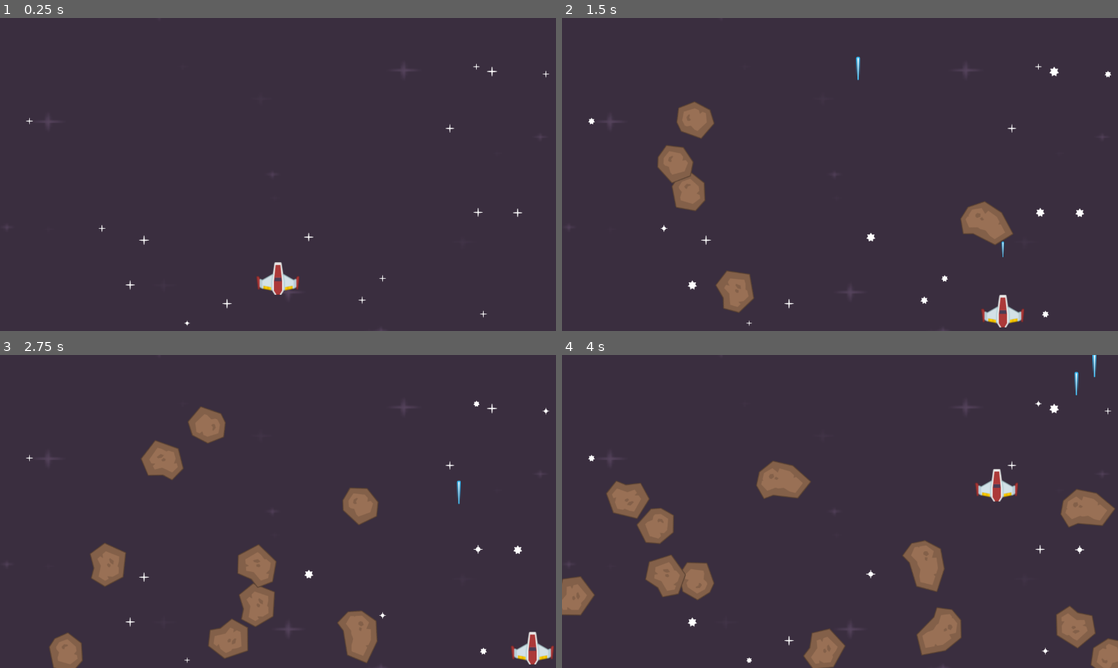
Above: before the commit, frames 1-4 (two rows, left to right).
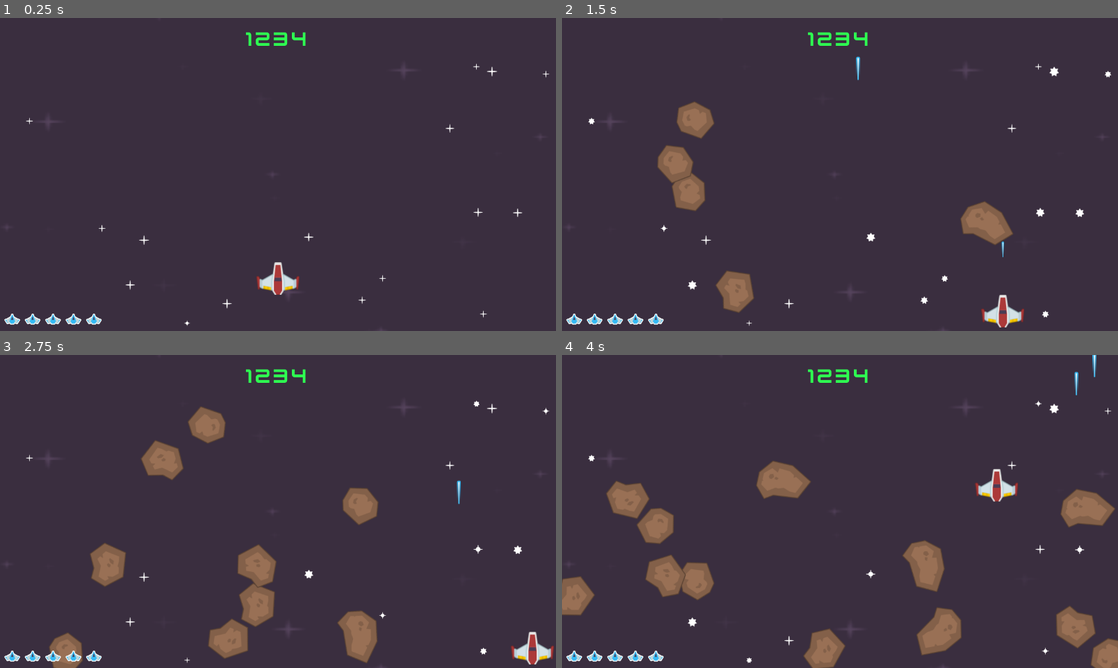
Above: after the commit, the same moments.

Repository: jbmitchell7/Space-Renegades-Redux
Game: Godot game, scene res://level.tscn
Same seed, same stepped clock (60 frames per second), same inputs: the game is played once before the commit and once after it.
Inputs:
- Up to frame 1 (0.25 s): no input
- Up to frame 2 (1.5 s): hold D (right) 0.53-1.28 s; tap Space (shoot) at 0.6, 1.35 s; hold S (down) from 1.28 s (still down)
- Up to frame 3 (2.75 s): release S (down) at 2.03 s; hold D (right) from 2.03 s (still down); tap Space (shoot) at 2.1 s
- Up to frame 4 (4 s): release D (right) at 2.78 s; hold W (up) 2.78-3.53 s; tap Space (shoot) at 2.85, 3.6 s; hold A (left) from 3.53 s (still down)

The runs differ from the first frame. In frame 1, 0.6% of the frame differs, in the area x 0-55%, y 4-98%; in frame 2, 0.6%; in frame 3, 0.6%; in frame 4, 0.6%.

Commit message:
create game over screen

Diff:
--- /dev/null
+++ b/game_over.tscn
@@ -0,0 +1,70 @@
+[gd_scene load_steps=3 format=3 uid="uid://7b02xyxexyu7"]
+
+[ext_resource type="FontFile" uid="uid://dk2vx0upu7mw7" path="res://Fonts/kenvector_future.ttf" id="1_s2gff"]
+[ext_resource type="FontFile" uid="uid://dff823ssmqebh" path="res://Fonts/kenvector_future_thin.ttf" id="2_r18nj"]
+
+[node name="GameOver" type="Control"]
+layout_mode = 3
+anchors_preset = 15
+anchor_right = 1.0
+anchor_bottom = 1.0
+grow_horizontal = 2
+grow_vertical = 2
+
+[node name="BG" type="ColorRect" parent="."]
+layout_mode = 1
+anchors_preset = 15
+anchor_right = 1.0
+anchor_bottom = 1.0
+grow_horizontal = 2
+grow_vertical = 2
+color = Color(0, 0, 0, 1)
+metadata/_edit_lock_ = true
+
+[node name="CenterContainer" type="CenterContainer" parent="."]
+layout_mode = 1
+anchors_preset = 15
+anchor_right = 1.0
+anchor_bottom = 1.0
+grow_horizontal = 2
+grow_vertical = 2
+
+[node name="VBoxContainer" type="VBoxContainer" parent="CenterContainer"]
+layout_mode = 2
+
+[node name="GameOver" type="Label" parent="CenterContainer/VBoxContainer"]
+layout_mode = 2
+theme_override_colors/font_color = Color(0.180392, 1, 0.317647, 1)
+theme_override_fonts/font = ExtResource("1_s2gff")
+theme_override_font_sizes/font_size = 60
+text = "Game Over"
+horizontal_alignment = 1
+
+[node name="Score" type="Label" parent="CenterContainer/VBoxContainer"]
+layout_mode = 2
+theme_override_colors/font_color = Color(0.180392, 1, 0.317647, 1)
+theme_override_fonts/font = ExtResource("1_s2gff")
+theme_override_font_sizes/font_size = 25
+text = "Your Score"
+horizontal_alignment = 1
+
+[node name="MarginContainer" type="MarginContainer" parent="."]
+layout_mode = 1
+anchors_preset = 7
+anchor_left = 0.5
+anchor_top = 1.0
+anchor_right = 0.5
+anchor_bottom = 1.0
+offset_left = -99.0
+offset_top = -40.0
+offset_right = 99.0
+grow_horizontal = 2
+grow_vertical = 0
+theme_override_constants/margin_bottom = 20
+
+[node name="Label" type="Label" parent="MarginContainer"]
+layout_mode = 2
+theme_override_colors/font_color = Color(0.180392, 1, 0.317647, 1)
+theme_override_fonts/font = ExtResource("2_r18nj")
+theme_override_font_sizes/font_size = 20
+text = "Press space to start again"
--- a/level.tscn
+++ b/level.tscn
@@ -6,6 +6,7 @@
 [ext_resource type="Texture2D" uid="uid://caeetwl28tisk" path="res://PNG/Effects/star1.png" id="4_2ccmd"]
 [ext_resource type="Texture2D" uid="uid://1rmnpp2vc1uw" path="res://PNG/Effects/star2.png" id="5_5so36"]
 [ext_resource type="Texture2D" uid="uid://ulwdhbpwb1yk" path="res://PNG/Effects/star3.png" id="6_ne85f"]
+[ext_resource type="PackedScene" uid="uid://6daseg2fr4c8" path="res://ui.tscn" id="7_ky3sp"]
 
 [sub_resource type="SpriteFrames" id="SpriteFrames_xsn14"]
 animations = [{
@@ -51,8 +52,10 @@
 position = Vector2(635.5, 359.5)
 scale = Vector2(5.31641, 3.11328)
 texture = ExtResource("1_0agbe")
+metadata/_edit_lock_ = true
 
 [node name="Stars" type="Node2D" parent="."]
+metadata/_edit_lock_ = true
 
 [node name="AnimatedSprite2D" type="AnimatedSprite2D" parent="Stars"]
 sprite_frames = SubResource("SpriteFrames_xsn14")
@@ -138,6 +141,7 @@
 position = Vector2(607, 493)
 
 [node name="Borders" type="Node2D" parent="."]
+metadata/_edit_lock_ = true
 
 [node name="Left" type="StaticBody2D" parent="Borders"]
 collision_layer = 4
@@ -173,8 +177,12 @@
 script = SubResource("GDScript_jl6nq")
 
 [node name="Meteors" type="Node2D" parent="."]
+metadata/_edit_lock_ = true
 
 [node name="Lasers" type="Node2D" parent="."]
+metadata/_edit_lock_ = true
+
+[node name="UI" parent="." instance=ExtResource("7_ky3sp")]
 
 [connection signal="laser" from="Player" to="." method="_on_player_laser"]
 [connection signal="timeout" from="MeteorTimer" to="." method="_on_meteor_timer_timeout"]
--- /dev/null
+++ b/ui.tscn
@@ -0,0 +1,63 @@
+[gd_scene load_steps=3 format=3 uid="uid://6daseg2fr4c8"]
+
+[ext_resource type="FontFile" uid="uid://dk2vx0upu7mw7" path="res://Fonts/kenvector_future.ttf" id="1_vf1sd"]
+[ext_resource type="Texture2D" uid="uid://dk8bi48j5lhj8" path="res://PNG/UI/playerLife2_blue.png" id="2_s7bk0"]
+
+[node name="UI" type="CanvasLayer"]
+
+[node name="MarginContainer" type="MarginContainer" parent="."]
+anchors_preset = 5
+anchor_left = 0.5
+anchor_right = 0.5
+offset_left = -74.0
+offset_right = 74.0
+offset_bottom = 77.0
+grow_horizontal = 2
+theme_override_constants/margin_top = 20
+
+[node name="Label" type="Label" parent="MarginContainer"]
+layout_mode = 2
+theme_override_colors/font_color = Color(0.180392, 1, 0.317647, 1)
+theme_override_fonts/font = ExtResource("1_vf1sd")
+theme_override_font_sizes/font_size = 50
+text = "1234"
+horizontal_alignment = 1
+
+[node name="MarginContainer2" type="MarginContainer" parent="."]
+anchors_preset = 2
+anchor_top = 1.0
+anchor_bottom = 1.0
+offset_top = -40.0
+offset_right = 225.0
+grow_vertical = 0
+theme_override_constants/margin_left = 10
+theme_override_constants/margin_bottom = 0
+
+[node name="HBoxContainer" type="HBoxContainer" parent="MarginContainer2"]
+layout_mode = 2
+theme_override_constants/separation = 10
+
+[node name="TextureRect" type="TextureRect" parent="MarginContainer2/HBoxContainer"]
+layout_mode = 2
+texture = ExtResource("2_s7bk0")
+stretch_mode = 2
+
+[node name="TextureRect2" type="TextureRect" parent="MarginContainer2/HBoxContainer"]
+layout_mode = 2
+texture = ExtResource("2_s7bk0")
+stretch_mode = 2
+
+[node name="TextureRect3" type="TextureRect" parent="MarginContainer2/HBoxContainer"]
+layout_mode = 2
+texture = ExtResource("2_s7bk0")
+stretch_mode = 2
+
+[node name="TextureRect4" type="TextureRect" parent="MarginContainer2/HBoxContainer"]
+layout_mode = 2
+texture = ExtResource("2_s7bk0")
+stretch_mode = 2
+
+[node name="TextureRect5" type="TextureRect" parent="MarginContainer2/HBoxContainer"]
+layout_mode = 2
+texture = ExtResource("2_s7bk0")
+stretch_mode = 2
Binary file added: Fonts/kenvector_future.ttf
Not shown, added: Fonts/kenvector_future.ttf.import
Binary file added: Fonts/kenvector_future_thin.ttf
Not shown, added: Fonts/kenvector_future_thin.ttf.import
Not shown: 1 places in level.tscn that only renumber resources
